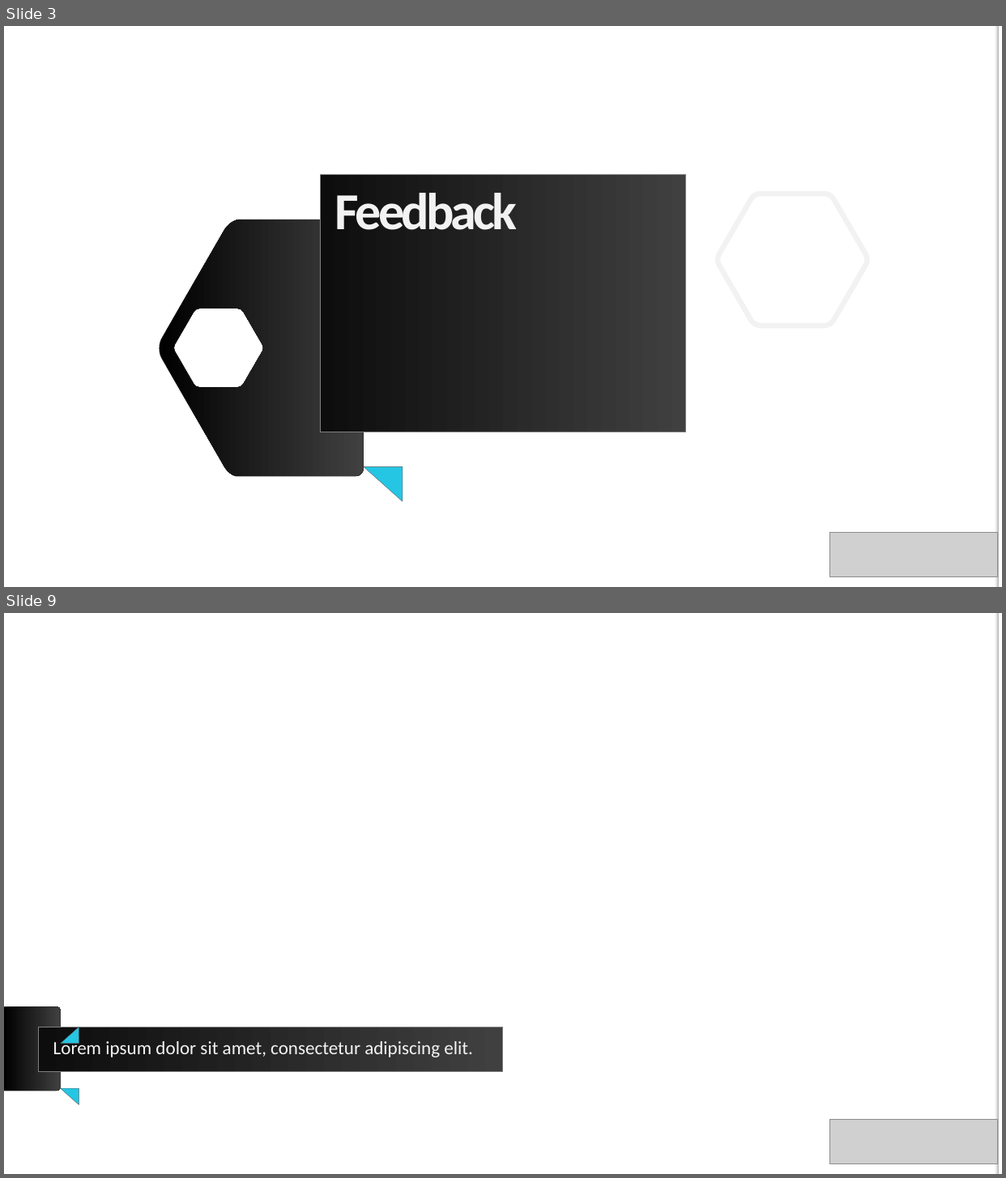
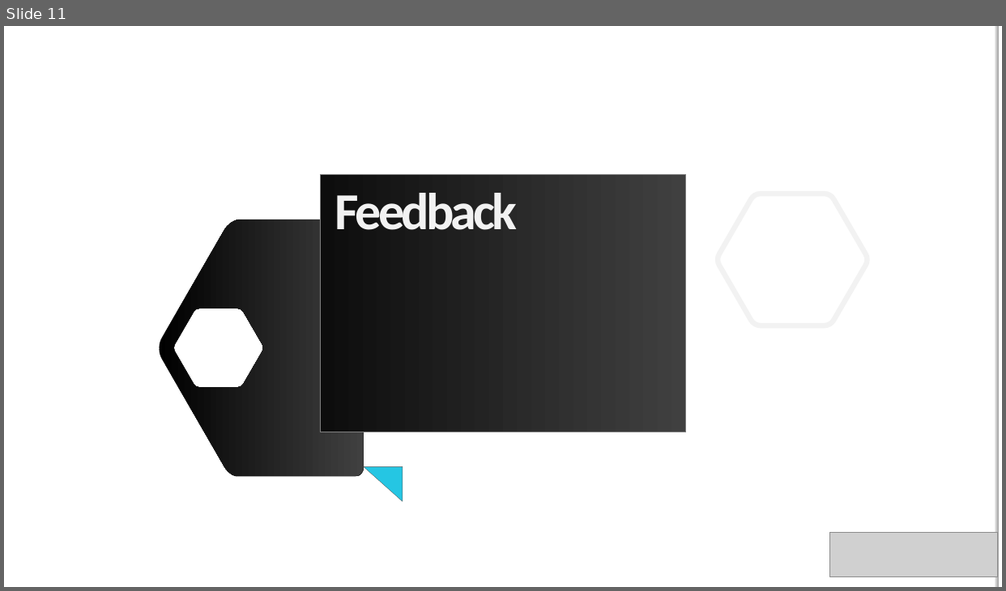
Before and after one commit to DynamicsValue/malaysia-bizappug-intro-to-fake-xrm-easy, a slide deck: Slides.pptx. Shown one above the other, each under a label of ours: slides 3 and 9 before the commit, slide 11 after it; the slides between them are not shown. The pictures are 1006x1178 and 1006x591 pixels, drawn with LibreOffice and Linux fonts; fonts in the diff are those of the drawing; grey boxes stand for pictures; background and template pictures are left out. Boxes give left, top, right and bottom in pixels: in the first picture for what was removed or moved away, otherwise in the second. Text is boxed around its words. In the diff, an @@ line names an element or a change of style, - is before the commit and + after.

```diff
--- a/Slides.pptx
+++ b/Slides.pptx
@@ slide 9 removed at bbox=[4, 613, 1002, 1174], background picture (left out); not listed: 2 template elements that a slide beside it also shows @@
@@ freeform shape removed at bbox=[4, 1007, 61, 1091] @@
@@ rectangle removed at bbox=[39, 1028, 503, 1072] @@
-Lorem ipsum dolor sit amet, consectetur adipiscing elit.
@@ triangle removed at bbox=[60, 1027, 79, 1043] @@
@@ triangle removed at bbox=[60, 1089, 79, 1105] @@
@@ picture removed at bbox=[829, 1120, 997, 1165] @@
@@ what was slide 3 is now slide 11 @@
```
Also in this commit, not shown: 9 slides added, 6 other slides removed, 1 other file.
